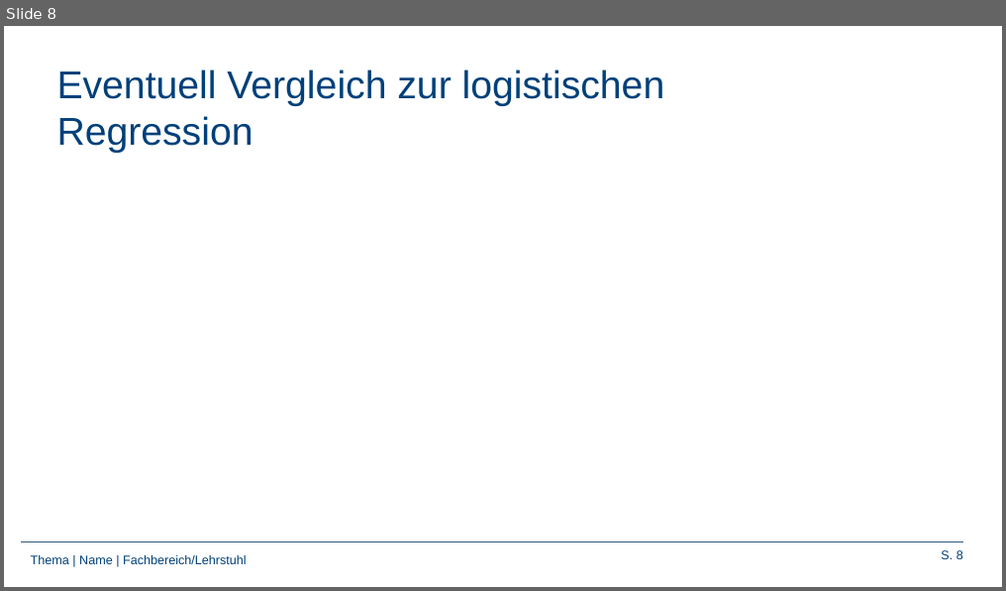
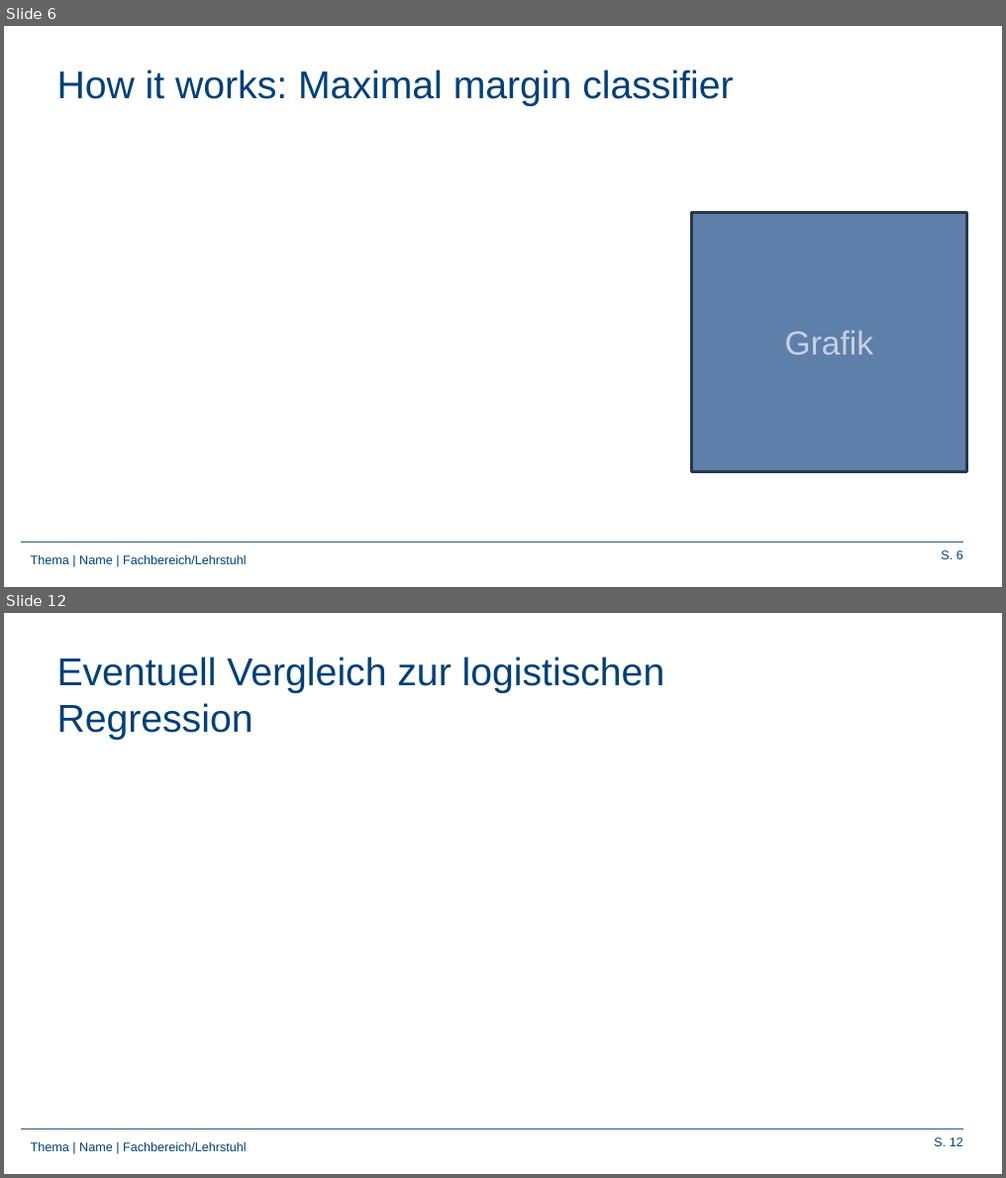
Before and after one commit to Frandersch/Statistical-Machine-Learning, a slide deck: Präsentation/Support Vector Machines.pptx. Shown one above the other, each under a label of ours: slide 8 before the commit, slides 6 and 12 after it; the slides between them are not shown. The pictures are 1006x591 and 1006x1178 pixels, drawn with LibreOffice and Linux fonts; fonts in the diff are those of the drawing; grey boxes stand for pictures; background and template pictures are left out. Boxes give left, top, right and bottom in pixels: in the first picture for what was removed or moved away, otherwise in the second. Text is boxed around its words. In the diff, an @@ line names an element or a change of style, - is before the commit and + after.

```diff
--- a/Präsentation/Support Vector Machines.pptx
+++ b/Präsentation/Support Vector Machines.pptx
@@ slide 6 added at (4, 26, 1002, 587), background #FFFFFF; not listed: 3 template elements that a slide beside it also shows @@
@@ title added at (57, 70, 733, 106), 28 pt, text #00407A @@
+How it works: Maximal margin classifier
@@ rectangle added at (692, 212, 967, 472), fill #5D7FAA, outline #29384B 2 pt, 24 pt, text #C8D0E2 @@
+Grafik
@@ what was slide 8 is now slide 12 @@
@@ page number at (934, 1138, 963, 1147): text changed @@
-S. 8
+S. 12
```
Also in this commit, not shown: 2 slides changed, 8 other slides added, 5 slides removed.
